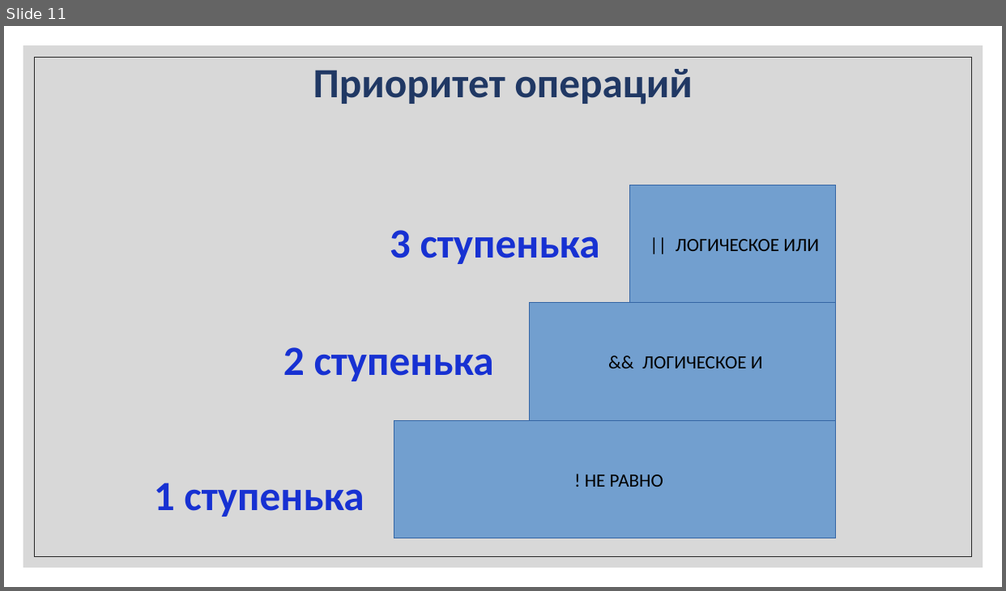
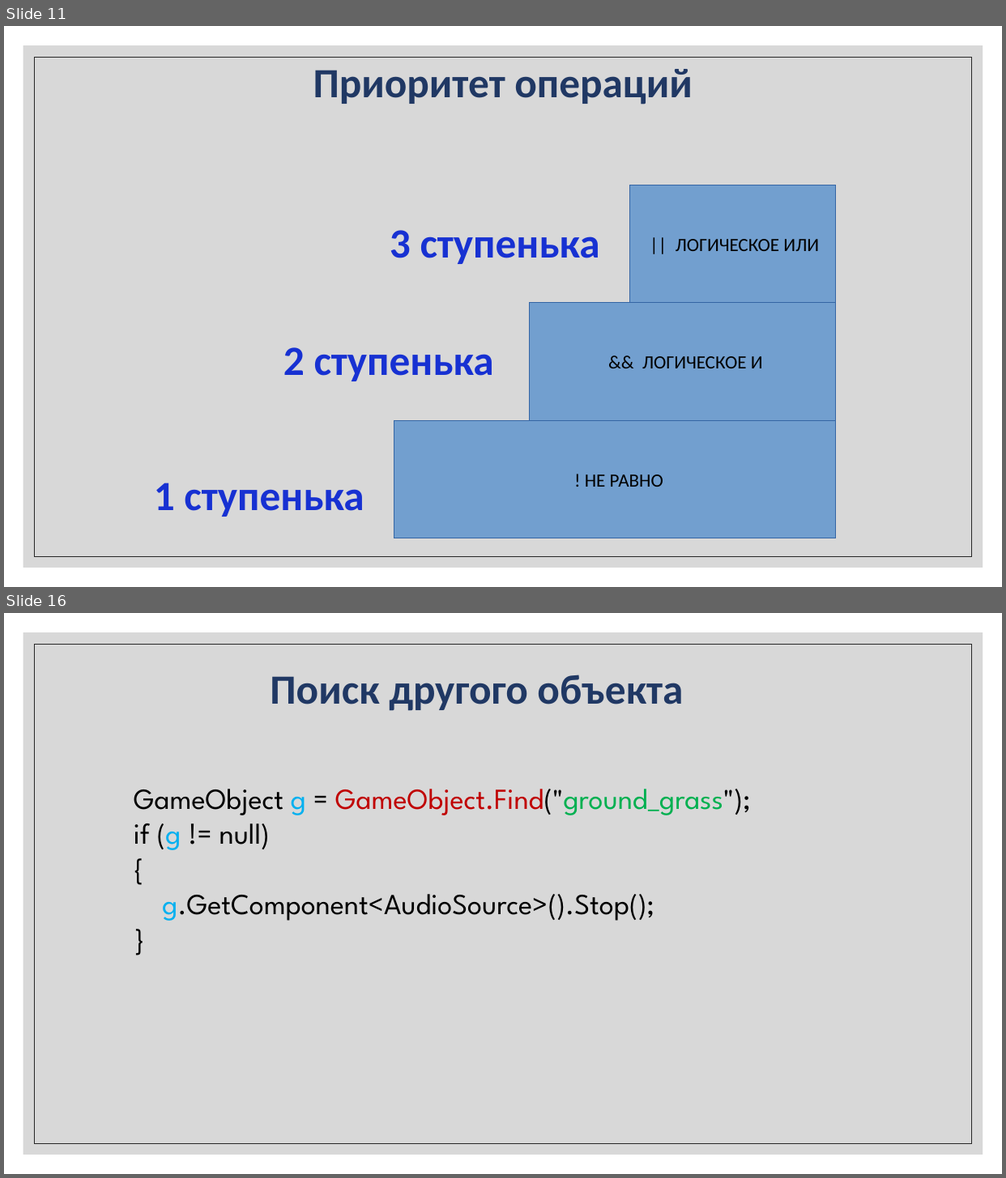
Before and after one commit to IriEfremova/LessonsCube, a slide deck: Unity/Lesson4/Operation.pptx. Shown one above the other, each under a label of ours: slide 11 before the commit, slides 11 and 16 after it; the slides between them are not shown. The pictures are 1006x591 and 1006x1178 pixels, drawn with LibreOffice and Linux fonts; fonts in the diff are those of the drawing. Boxes give left, top, right and bottom in pixels: in the first picture for what was removed or moved away, otherwise in the second. Text is boxed around its words. In the diff, an @@ line names an element or a change of style, - is before the commit and + after.

```diff
--- a/Unity/Lesson4/Operation.pptx
+++ b/Unity/Lesson4/Operation.pptx
@@ slide 16 added at box(4, 613, 1002, 1174), background #FFFFFF; not listed: 2 template elements that a slide beside it also shows @@
@@ text added at box(270, 675, 683, 711), 40 pt, text #203864, bold @@
+Поиск другого объекта
@@ text added at box(134, 789, 751, 921), 28 pt, text #000000 @@
+GameObject g = GameObject.Find("ground_grass");
+if (g != null)
+{
+g.GetComponent<AudioSource>().Stop();
+}
```
Also in this commit, not shown: 5 other slides added, 2 slides removed, 5 other files.
